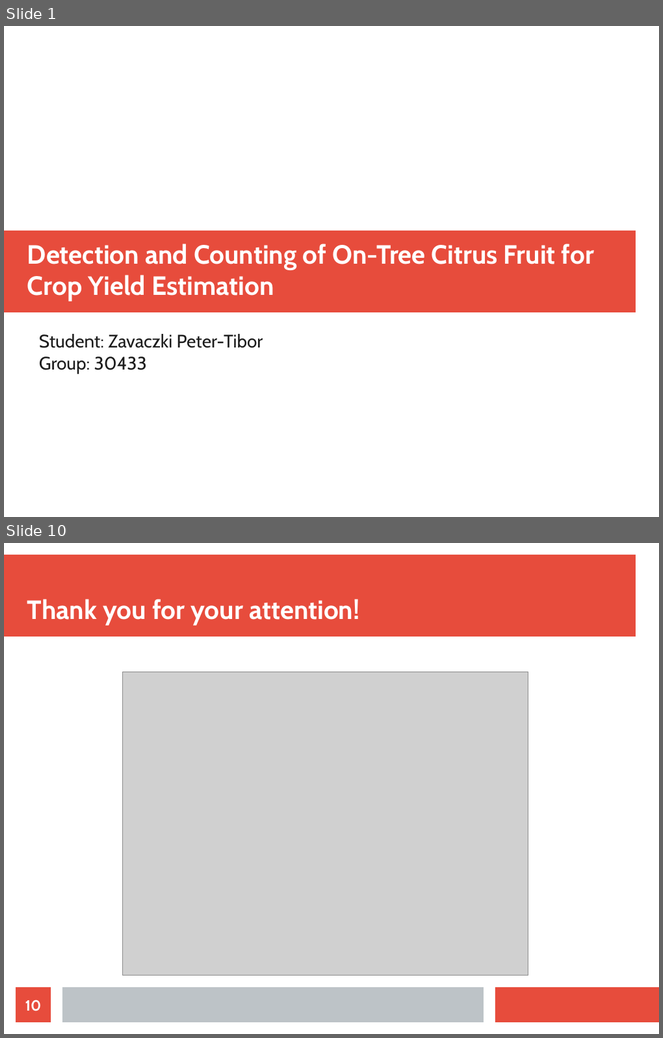
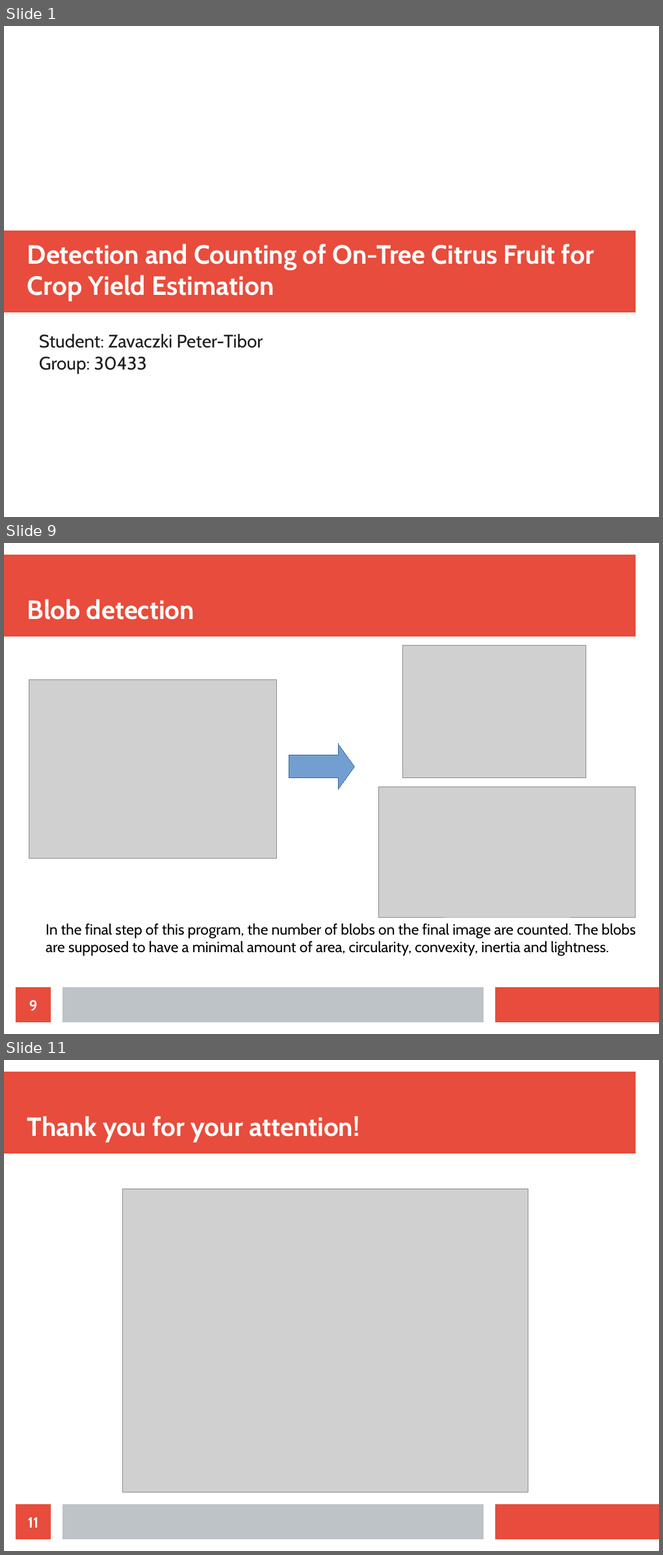
Before and after one commit to bloopeti/IP_OrangeDetection, a slide deck: Documents/Presentation.odp. Shown one above the other, each under a label of ours: slides 1 and 10 before the commit, slides 1, 9 and 11 after it; the slides between them are not shown. The pictures are 663x1038 and 663x1555 pixels, drawn with LibreOffice and Linux fonts; fonts in the diff are those of the drawing; grey boxes stand for pictures. Boxes give left, top, right and bottom in pixels: in the first picture for what was removed or moved away, otherwise in the second. Text is boxed around its words. In the diff, an @@ line names an element or a change of style, - is before the commit and + after.

```diff
--- a/Documents/Presentation.odp
+++ b/Documents/Presentation.odp
@@ slide 9 added at (4, 543, 659, 1034), background #FFFFFF; not listed: 3 template elements that a slide beside it also shows @@
@@ title added at (27, 599, 194, 620), 32 pt, text #FFFFFF, bold @@
+Blob detection
@@ picture added at (403, 645, 586, 778) @@
@@ picture added at (29, 679, 277, 859) @@
@@ right arrow added at (289, 744, 355, 790), fill #729FCF, outline #3465A4 0 pt @@
@@ picture added at (379, 787, 635, 917) @@
@@ text added at (46, 924, 636, 956), 18 pt, text #000000 @@
+In the final step of this program, the number of blobs on the final image are counted. The blobs
+are supposed to have a minimal amount of area, circularity, convexity, inertia and lightness.
@@ page number added at (16, 988, 51, 1023), fill #E74C3C, 18 pt, text #FFFFFF, bold @@
+9
@@ what was slide 10 is now slide 11 @@
@@ page number at (28, 1518, 39, 1528): text changed @@
-10
+11
```
Also in this commit, not shown: 1 slide changed, 7 other slides added, 7 slides removed, 8 other files.
